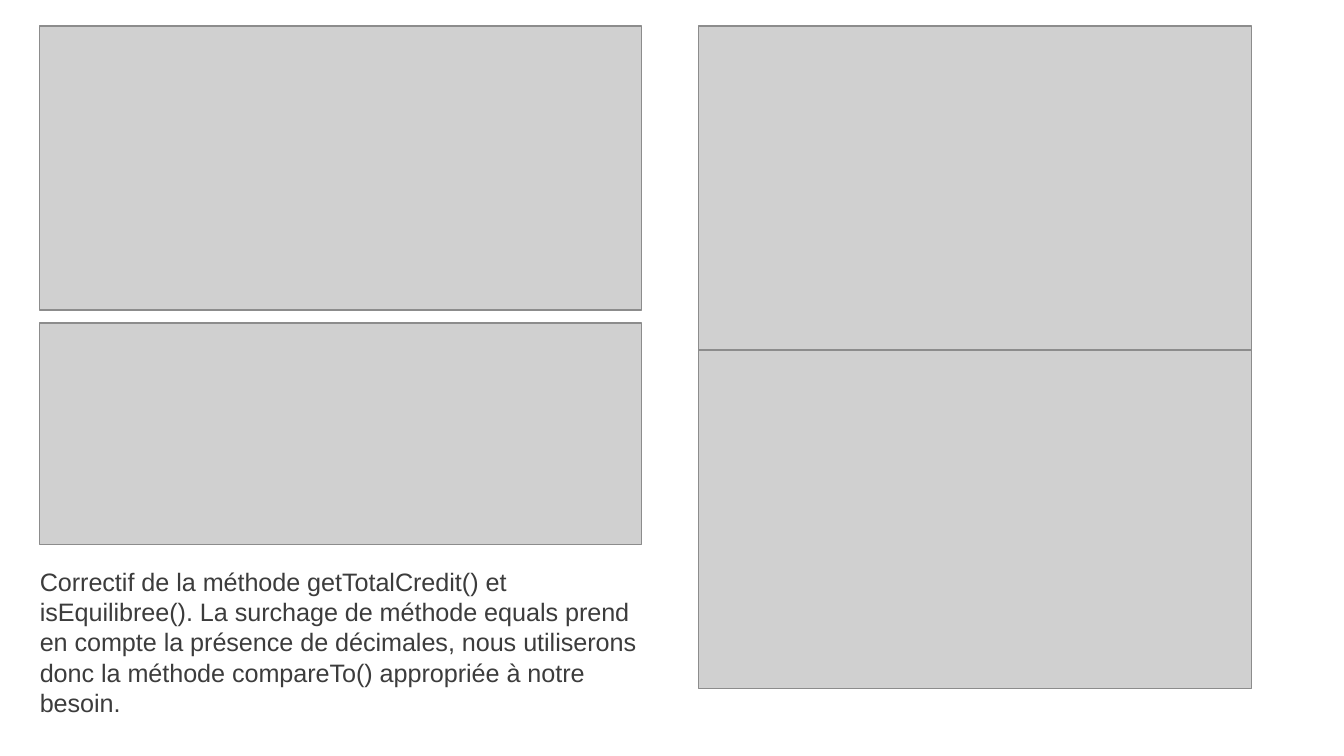
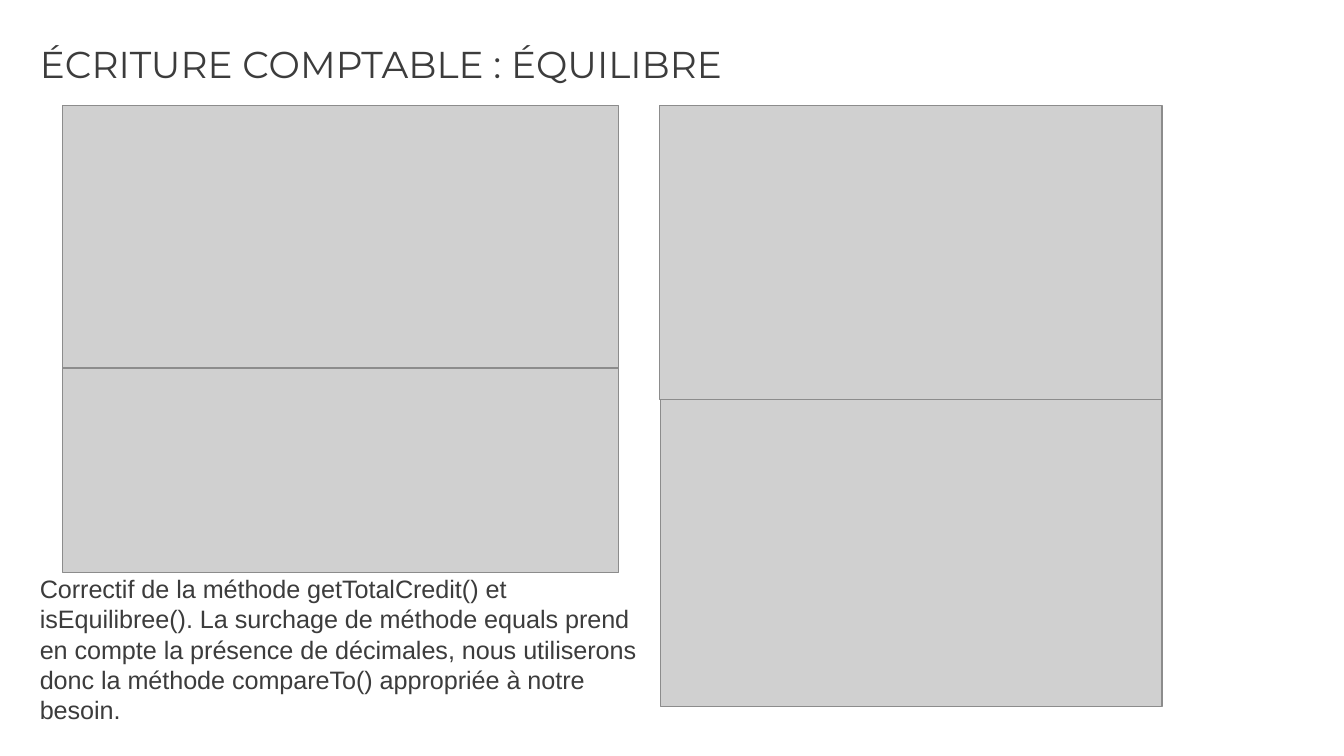
Before and after one commit to rvallet/ocp9-projetB4, a slide deck: slide 2 of doc/Présentation_OCP9_projetB4.pptx. Drawn at 1344x756 pixels with LibreOffice and Linux fonts; fonts in the diff are those of the drawing; grey boxes stand for pictures. Boxes give left, top, right and bottom in pixels: in the first picture for what was removed or moved away, otherwise in the second. Text is boxed around its words. In the diff, an @@ line names an element or a change of style, - is before the commit and + after.

```diff
--- a/doc/Présentation_OCP9_projetB4.pptx
+++ b/doc/Présentation_OCP9_projetB4.pptx
@@ title added at box(40, 45, 722, 83), 20 pt, text #3C3C3C @@
+ÉCRITURE COMPTABLE : ÉQUILIBRE
@@ picture: place and size @@
-picture at box(40, 26, 642, 310)
+picture at box(63, 105, 620, 367)
@@ picture: place and size @@
-picture at box(699, 26, 1253, 349)
+picture at box(660, 105, 1163, 399)
@@ picture: place and size @@
-picture at box(40, 323, 642, 544)
+picture at box(63, 368, 620, 573)
@@ picture: place and size @@
-picture at box(699, 349, 1253, 688)
+picture at box(661, 399, 1163, 706)
@@ text "Correctif de la méthode getTotalCredit() ...": place and size @@
-text "Correctif de la méthode getTotalCredit() ..." at box(40, 572, 636, 713)
+text "Correctif de la méthode getTotalCredit() ..." at box(40, 579, 636, 720)
```
Also in this commit, not shown: 4 slides added, 1 slide removed, 6 other files.
